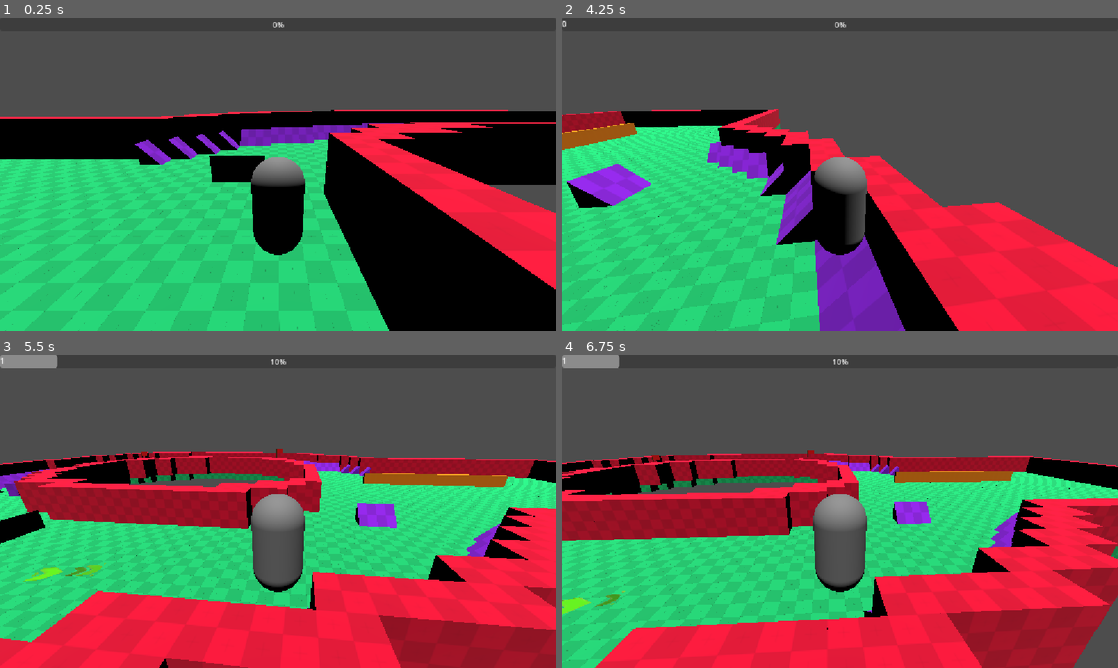
Above: before the commit, frames 1-4 (two rows, left to right).
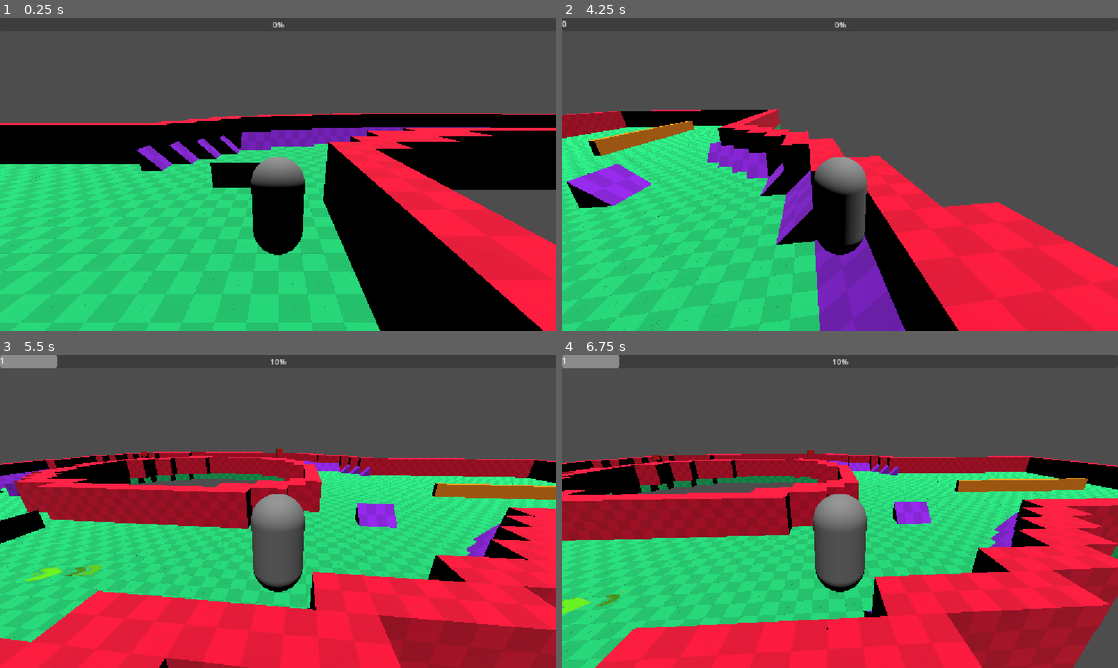
Above: after the commit, the same moments.

Repository: Manzzis/Empanadas-Shaan
Game: Godot game, scene res://Escenas/Nivel layout/lvl_test_grind.tscn
Two runs of this game, one before a commit and one after it. Both use one fixed random seed, a clock stepped at 60 frames per second and the inputs below. The project has no main scene, so this scene is started directly.
Inputs:
- Up to frame 1 (0.25 s): no input
- Up to frame 2 (4.25 s): tap Enter (ui_accept) at 0.5 s; hold W (Adelante) 0.53-1.28 s; hold Tab (Dash) 0.53-1.28 s; tap Space (Salto) at 0.77, 1.52, 3.02, 3.77 s; hold S (Atras) 1.28-2.03 s; tap D (Girar_der) at 1.35, 2.85 s; hold Tab (Dash) 2.03-2.78 s; hold W (Adelante) 2.03-3.53 s; hold A (Girar_izq) from 3.53 s (still down); hold Tab (Dash) from 3.53 s (still down)
- Up to frame 3 (5.5 s): release Tab (Dash) at 4.28 s; tap D (Girar_der) at 4.35 s; tap Space (Salto) at 4.52 s; release A (Girar_izq) at 5.03 s; hold S (Atras) from 5.03 s (still down); hold Tab (Dash) from 5.03 s (still down)
- Up to frame 4 (6.75 s): release S (Atras) at 5.78 s; release Tab (Dash) at 5.78 s; hold W (Adelante) from 5.78 s (still down); tap D (Girar_der) at 5.85 s; tap Space (Salto) at 6.02 s; hold Tab (Dash) from 6.53 s (still down)

The runs differ from the first frame. In frame 1, 12% of the frame differs, in the area x 0-100%, y 29-100%; in frame 2, 1.3%; in frame 3, 1.8%; in frame 4, 1.5%.

Commit message:
correccion Rieles
correccion rieles con su "PathLocal" ya no se desfasa nada al importar al nivel la escena, correccion a la posicion del grindeo, añadi una variable como "pies del jugador" entonces al grindear, envez de usar el pivote, le suma "la distacia de los pies" y perece funcionar sin problemas

Diff:
--- a/Empanadas Shaan/Escenas/Nivel layout/lvl_test_grind.tscn
+++ b/Empanadas Shaan/Escenas/Nivel layout/lvl_test_grind.tscn
@@ -19,19 +19,10 @@
 metadata/_editor_floor_ = Vector3(0, 3, 0)
 
 [node name="Riel3D" parent="." unique_id=68641506 instance=ExtResource("2_bws6j")]
-transform = Transform3D(1, 0, 0, 0, 1, 0, 0, 0, 1, 14.664836, 2.617597, 0)
-
-[node name="CSGPolygon3D" parent="Riel3D" index="1" unique_id=556665570]
-transform = Transform3D(1, 0, 0, 0, 1, 0, 0, 0, 0.31214812, -14.723, -4.3100195, -0.215)
-
-[node name="Area3D" parent="Riel3D" index="2" unique_id=1600815866]
-transform = Transform3D(1, 0, 0, 0, 1, 0, 0, 0, 1, 0, 0.22771025, 0)
-
-[node name="CollisionShape3D" parent="Riel3D/Area3D" index="0" unique_id=1887657425]
-transform = Transform3D(1, 0, 0, 0, 1, 0, 0, 0, 1, 5.923999, 0.7368474, -0.0481869)
+transform = Transform3D(1, 0, 0, 0, 1, 0, 0, 0, 1, 19.385912, 1.7072508, 2.5915637)
 
 [node name="Personaje" parent="." unique_id=1912633892 instance=ExtResource("3_bws6j")]
-transform = Transform3D(1, 0, 0, 0, 1, 0, 0, 0, 1, 11.520203, 3.3108215, 4.3750057)
+transform = Transform3D(1, 0, 0, 0, 1, 0, 0, 0, 1, 11.520203, 3.5769043, 4.3750057)
 
 [node name="Camera3D" parent="Personaje" index="4" unique_id=823356304]
 transform = Transform3D(-1, -3.0901752e-08, 8.177911e-08, 0, 0.93544406, 0.35347486, -8.742278e-08, 0.35347486, -0.93544406, 0, 2, -3.5)
@@ -55,5 +46,4 @@
 [node name="Acelerador2" parent="." unique_id=1811692492 instance=ExtResource("7_1eosy")]
 transform = Transform3D(0.25881907, 0, -0.9659258, 0, 1, 0, 0.9659258, 0, 0.25881907, 0.84698963, 2.3176007, 14.616163)
 
-[editable path="Riel3D"]
 [editable path="Personaje"]
--- a/Empanadas Shaan/Escenas/Rieles/Riel3D.tscn
+++ b/Empanadas Shaan/Escenas/Rieles/Riel3D.tscn
@@ -14,11 +14,11 @@
 albedo_texture = ExtResource("2_5aja8")
 
 [sub_resource type="BoxShape3D" id="BoxShape3D_2bok1"]
-size = Vector3(12.076, 0.15566406, 0.46)
+size = Vector3(12.076, 0.151, 0.335)
 
 [node name="Riel3D" type="Path3D" unique_id=68641506]
 curve = SubResource("Curve3D_lgcgk")
-debug_custom_color = Color(0.8392157, 0, 0.7921569, 1)
+debug_custom_color = Color(1.3957917e-06, 0.39915404, 0.5537117, 1)
 script = ExtResource("1_tjswf")
 
 [node name="PathFollow3D" type="PathFollow3D" parent="." unique_id=1633164146]
@@ -26,7 +26,7 @@
 loop = false
 
 [node name="CSGPolygon3D" type="CSGPolygon3D" parent="." unique_id=556665570]
-transform = Transform3D(1, 0, 0, 0, 1, 0, 0, 0, 0.31214812, 0, -1.1510558, -0.21491742)
+transform = Transform3D(1, 0, 0, 0, 1, 0, 0, 0, 0.36, 0, -1.09, -0.21)
 use_collision = true
 mode = 2
 path_node = NodePath("..")
@@ -35,7 +35,7 @@
 path_simplify_angle = 0.0
 path_rotation = 2
 path_rotation_accurate = false
-path_local = false
+path_local = true
 path_continuous_u = true
 path_u_distance = 1.0
 path_joined = false
@@ -44,5 +44,5 @@
 [node name="Area3D" type="Area3D" parent="." unique_id=1600815866]
 
 [node name="CollisionShape3D" type="CollisionShape3D" parent="Area3D" unique_id=1887657425]
-transform = Transform3D(1, 0, 0, 0, 1, 0, 0, 0, 1, 5.9239993, 1.5142176, -0.0481869)
+transform = Transform3D(1, 0, 0, 0, 1, 0, 0, 0, 1, 5.924, 1.494, -0.028)
 shape = SubResource("BoxShape3D_2bok1")
--- a/Empanadas Shaan/Scripts/Elementos de juego/personaje/estados/Grindear.gd
+++ b/Empanadas Shaan/Scripts/Elementos de juego/personaje/estados/Grindear.gd
@@ -3,6 +3,7 @@
 
 @export var velocidad_minima_grind := 8.0
 @export var impulso_salto_salida := 10.0
+@export var pies_jugador = 1.0 #cuando cambiemos el modelos lo ajustamos
 
 var riel : Path3D
 var path_follow : PathFollow3D
@@ -77,7 +78,7 @@
 
 	progreso_actual += velocidad_grind * direccion_grind * delta
 	path_follow.progress = progreso_actual
-	jugador.global_position = path_follow.global_position
+	jugador.global_position = path_follow.global_position + Vector3(0.0,pies_jugador,0.0)
 
 	if direccion_grind > 0:
 		jugador.global_rotation.y = path_follow.global_rotation.y + PI
